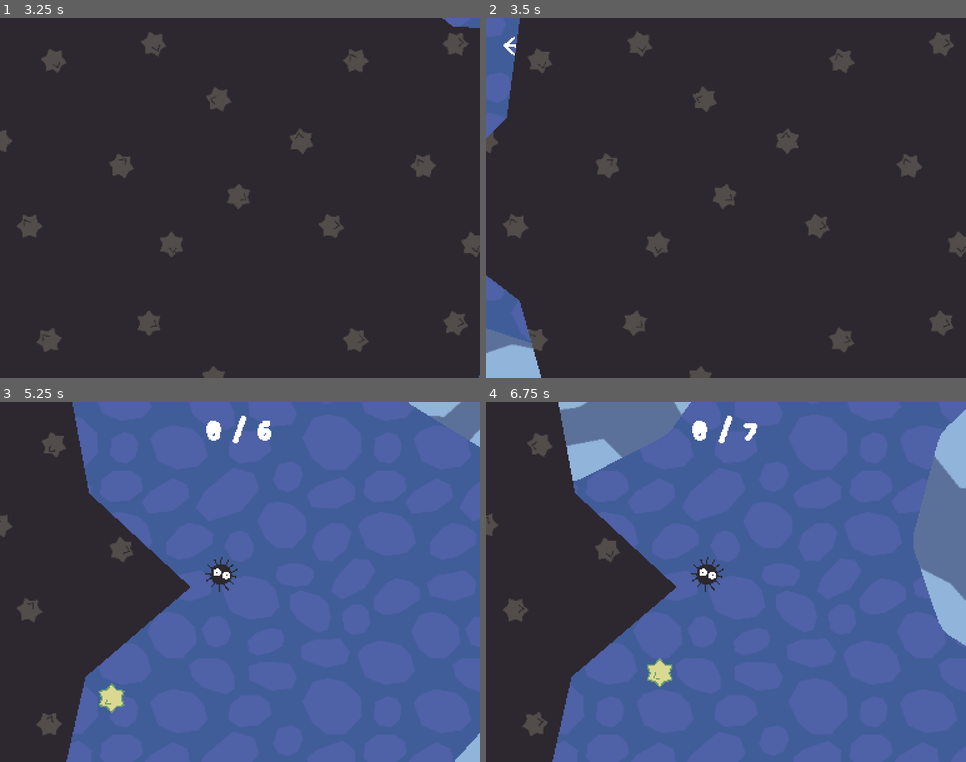
Above: before the commit, frames 1-4 (two rows, left to right).
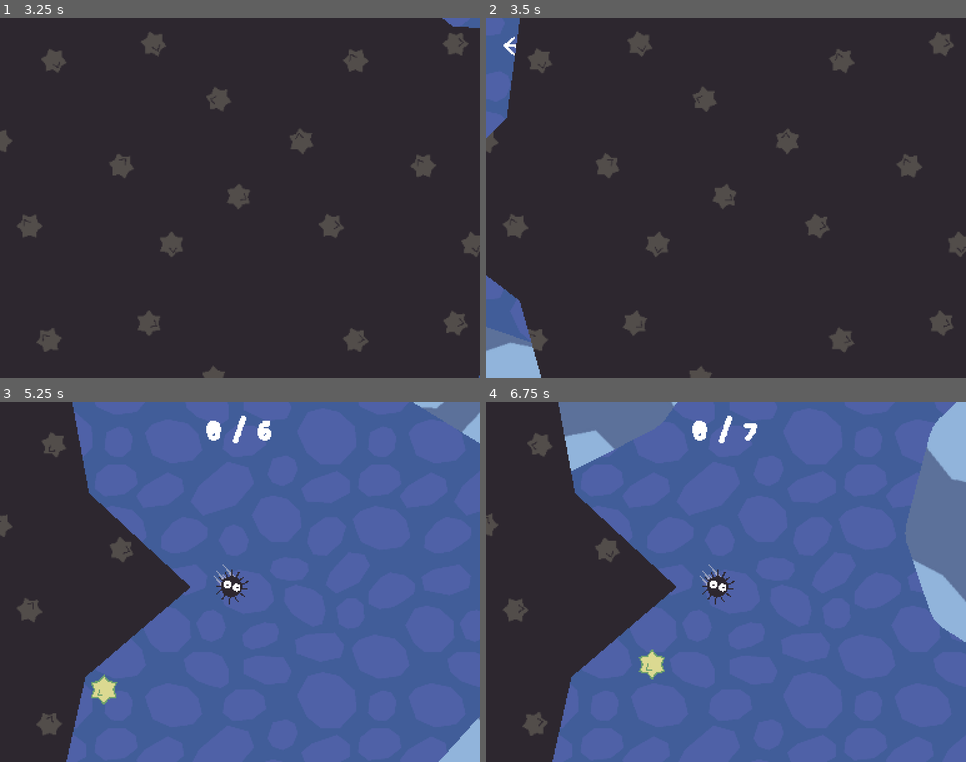
Above: after the commit, the same moments.

Repository: appellatebaton0/konpeito-kollector
Game: Godot game, scene res://Scenes/UI/MainMenu/MainMenu.tscn
The game is run twice, just before and just after one commit, with the same random seed, the same clock (stepped at 60 frames per second) and the same inputs.
Inputs (mouse positions are in pixels of both pictures, inside the frame that each line leads up to):
- Up to frame 1 (3.25 s): click "Start" at 0.5 s; click (24, 43) at 1.25 s; click "Start" at 2 s; click "01" at 2.75 s
- Up to frame 2 (3.5 s): no input
- Up to frame 3 (5.25 s): click "esc" at 3.5 s; click "02" at 4.25 s; click "esc" at 5 s
- Up to frame 4 (6.75 s): click "03" at 5.75 s; click "esc" at 6.5 s

Frame 1 is identical in both runs. In frame 2, less than 0.1% of the frame differs, in the area x 0-10%, y 85-94%; in frame 3, 1.5%; in frame 4, 2.7%, in the area x 15-100%, y 0-80%.
Error before the commit: Invalid assignment of property or key 'volume_linear' with value of type 'float' on a base object of type 'null instance'. (res://Scenes/Soot/Soot.gd:47)

Commit message:
Trail
Imported a trail effect from ROLL and added it to the soot sprite.

Diff:
--- a/Scenes/Soot/Soot.tscn
+++ b/Scenes/Soot/Soot.tscn
@@ -2,9 +2,15 @@
 
 [ext_resource type="Script" uid="uid://b34xsx23xp8o" path="res://Scenes/Soot/Soot.gd" id="1_5fsy5"]
 [ext_resource type="Script" uid="uid://ctwi123pgoeco" path="res://Scripts/RegularPolygon.gd" id="2_lhvmn"]
+[ext_resource type="AudioStream" uid="uid://by5o7e6jowxcs" path="res://Assets/SFX/Wind.wav" id="3_lhvmn"]
+[ext_resource type="Script" uid="uid://jca3lltpqwxp" path="res://Scripts/Trail.gd" id="4_ctwd5"]
 
 [sub_resource type="CircleShape2D" id="CircleShape2D_dhcmq"]
 radius = 12.0
+
+[sub_resource type="Curve" id="Curve_1pscb"]
+_data = [Vector2(0, 1), 0.0, 0.0, 0, 0, Vector2(0.37848604, 1), 0.0, 0.0, 0, 0, Vector2(1, 0), 0.0, 0.0, 0, 0]
+point_count = 3
 
 [node name="Soot" type="CharacterBody2D" unique_id=1762240322]
 z_index = 5
@@ -15,6 +21,93 @@
 [node name="CollisionShape2D" type="CollisionShape2D" parent="." unique_id=369733881]
 shape = SubResource("CircleShape2D_dhcmq")
 
+[node name="WindTrail" type="CanvasGroup" parent="." unique_id=802592278]
+self_modulate = Color(1, 1, 1, 0.56078434)
+
+[node name="Trail" type="Line2D" parent="WindTrail" unique_id=1624116907]
+texture_repeat = 2
+position = Vector2(1.6397114, 0)
+points = PackedVector2Array(0, 0, 0, 0, 0, 0, 0, 0, 0, 0, 0, 0, 0, 0)
+width = 3.0
+width_curve = SubResource("Curve_1pscb")
+default_color = Color(0.8509804, 0.83137256, 0.84705883, 1)
+script = ExtResource("4_ctwd5")
+trail_segments = 7
+follow_speed = 15.0
+metadata/_custom_type_script = "uid://jca3lltpqwxp"
+
+[node name="Trail2" type="Line2D" parent="WindTrail" unique_id=1425154293]
+texture_repeat = 2
+position = Vector2(-5.3602886, -4)
+points = PackedVector2Array(0, 0, 0, 0, 0, 0, 0, 0, 0, 0, 0, 0, 0, 0)
+width = 3.0
+width_curve = SubResource("Curve_1pscb")
+default_color = Color(0.8509804, 0.83137256, 0.84705883, 1)
+script = ExtResource("4_ctwd5")
+trail_segments = 7
+follow_speed = 15.0
+metadata/_custom_type_script = "uid://jca3lltpqwxp"
+
+[node name="Trail3" type="Line2D" parent="WindTrail" unique_id=2135409652]
+texture_repeat = 2
+position = Vector2(3.6397114, -9)
+points = PackedVector2Array(0, 0, 0, 0, 0, 0, 0, 0, 0, 0, 0, 0, 0, 0)
+width = 3.0
+width_curve = SubResource("Curve_1pscb")
+default_color = Color(0.8509804, 0.83137256, 0.84705883, 1)
+script = ExtResource("4_ctwd5")
+trail_segments = 7
+follow_speed = 15.0
+metadata/_custom_type_script = "uid://jca3lltpqwxp"
+
+[node name="Trail4" type="Line2D" parent="WindTrail" unique_id=1333790759]
+texture_repeat = 2
+position = Vector2(8.639711, 6)
+points = PackedVector2Array(0, 0, 0, 0, 0, 0, 0, 0, 0, 0, 0, 0, 0, 0)
+width = 3.0
+width_curve = SubResource("Curve_1pscb")
+default_color = Color(0.8509804, 0.83137256, 0.84705883, 1)
+script = ExtResource("4_ctwd5")
+trail_segments = 7
+follow_speed = 15.0
+metadata/_custom_type_script = "uid://jca3lltpqwxp"
+
+[node name="Trail6" type="Line2D" parent="WindTrail" unique_id=722628565]
+texture_repeat = 2
+position = Vector2(-7, 3)
+points = PackedVector2Array(0, 0, 0, 0, 0, 0, 0, 0, 0, 0, 0, 0, 0, 0)
+width = 3.0
+width_curve = SubResource("Curve_1pscb")
+default_color = Color(0.8509804, 0.83137256, 0.84705883, 1)
+script = ExtResource("4_ctwd5")
+trail_segments = 7
+follow_speed = 15.0
+metadata/_custom_type_script = "uid://jca3lltpqwxp"
+
+[node name="Trail7" type="Line2D" parent="WindTrail" unique_id=574202067]
+texture_repeat = 2
+position = Vector2(8, -3)
+points = PackedVector2Array(0, 0, 0, 0, 0, 0, 0, 0, 0, 0, 0, 0, 0, 0)
+width = 3.0
+width_curve = SubResource("Curve_1pscb")
+default_color = Color(0.8509804, 0.83137256, 0.84705883, 1)
+script = ExtResource("4_ctwd5")
+trail_segments = 7
+follow_speed = 15.0
+metadata/_custom_type_script = "uid://jca3lltpqwxp"
+
+[node name="Trail5" type="Line2D" parent="WindTrail" unique_id=411446105]
+texture_repeat = 2
+position = Vector2(-2.3602886, 8)
+points = PackedVector2Array(0, 0, 0, 0, 0, 0, 0, 0, 0, 0, 0, 0, 0, 0)
+width = 3.0
+width_curve = SubResource("Curve_1pscb")
+default_color = Color(0.8509804, 0.83137256, 0.84705883, 1)
+script = ExtResource("4_ctwd5")
+trail_segments = 7
+follow_speed = 15.0
+metadata/_custom_type_script = "uid://jca3lltpqwxp"
+
 [node name="Sprite" type="Polygon2D" parent="." unique_id=1839741138]
 scale = Vector2(0.3, 0.3)
 color = Color(0.1764706, 0.15294118, 0.18431373, 1)
@@ -122,3 +215,7 @@
 outer_vertices = 16
 outer_radius = 4.0
 metadata/_custom_type_script = "uid://ctwi123pgoeco"
+
+[node name="Wind" type="AudioStreamPlayer" parent="." unique_id=551047407]
+stream = ExtResource("3_lhvmn")
+autoplay = true
--- /dev/null
+++ b/Scripts/Trail.gd
@@ -0,0 +1,59 @@
+@tool
+class_name Trail extends Line2D
+## Creates a trail as its global_position changes.
+## Taken from earlier project, ROLL.
+
+@export var trail_segments:int = 2:
+	set(to):
+		# Clip [points] to [to] items
+		var new_points = points.duplicate()
+		new_points.resize(to)
+		points = new_points
+
+		trail_segments = to
+@export var follow_speed:float = 40.0
+
+@onready var start_pos := global_position
+
+func get_follow_point() -> Vector2:
+	return Vector2.ZERO
+
+func _ready() -> void:
+	last_position = global_position
+
+var last_position := Vector2.ZERO
+func _process(delta: float) -> void:
+
+	for i in trail_segments:
+		# print(to_local(followee.global_position))
+		#print(i)
+		if i == 0:
+			set_point_position(i, Vector2.ZERO)
+		else:
+			var additor := Vector2.ZERO
+			if global_position != last_position:
+				additor = (last_position - global_position)
+			set_point_position(i, get_new_position(i, additor, delta))
+
+	last_position = global_position
+
+func get_new_position(index:int, additor:Vector2, delta:float) -> Vector2:
+	var from := get_point_position(index) + additor
+	var to := get_point_position(index - 1)
+
+	var amount := from.direction_to(to) * (from.distance_to(to) * delta * follow_speed)
+
+	var result:Vector2
+	result.x = move_toward(from.x, to.x, abs(amount.x))
+	result.y = move_toward(from.y, to.y, abs(amount.y))
+
+	return result
+
+
+func _on_reset():
+	var new_points:Array[Vector2]
+	for i in trail_segments: new_points.append(Vector2.ZERO)
+
+	points = new_points
+
+	last_position = start_pos
Not shown, added: Scripts/Trail.gd.uid
